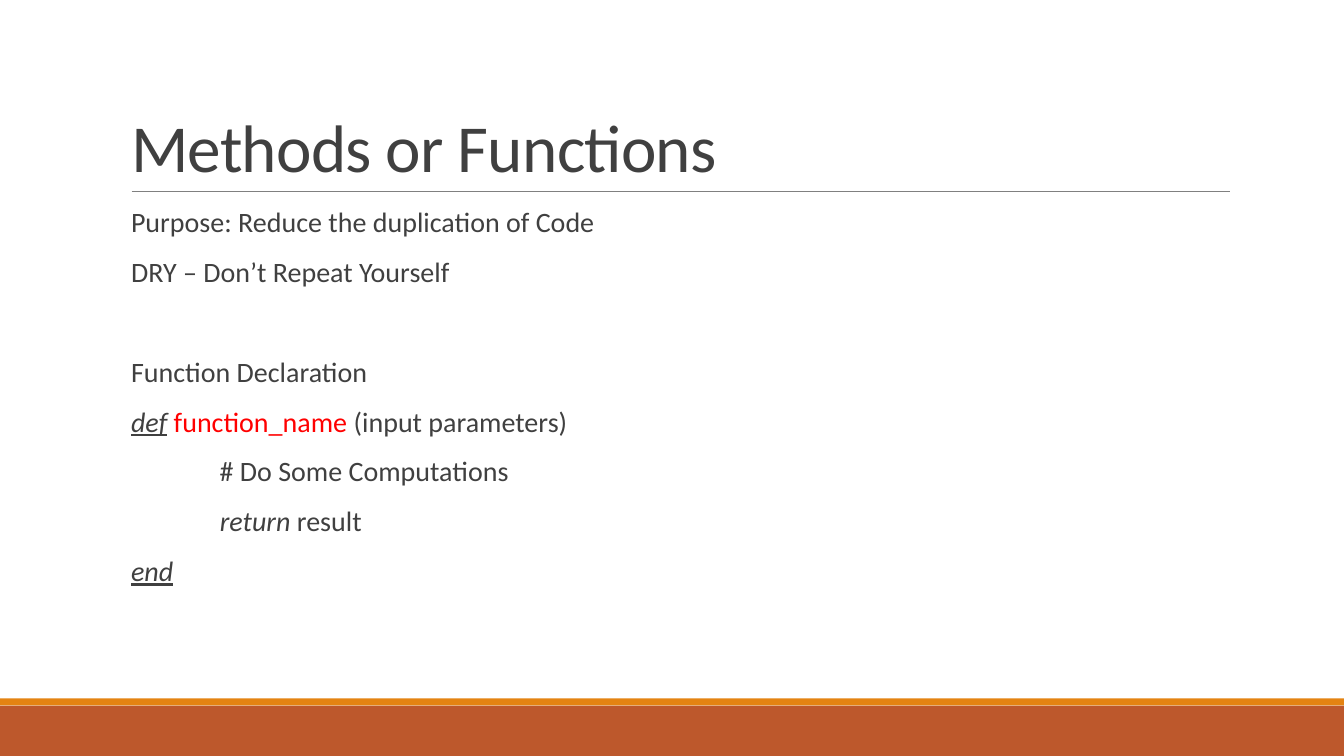
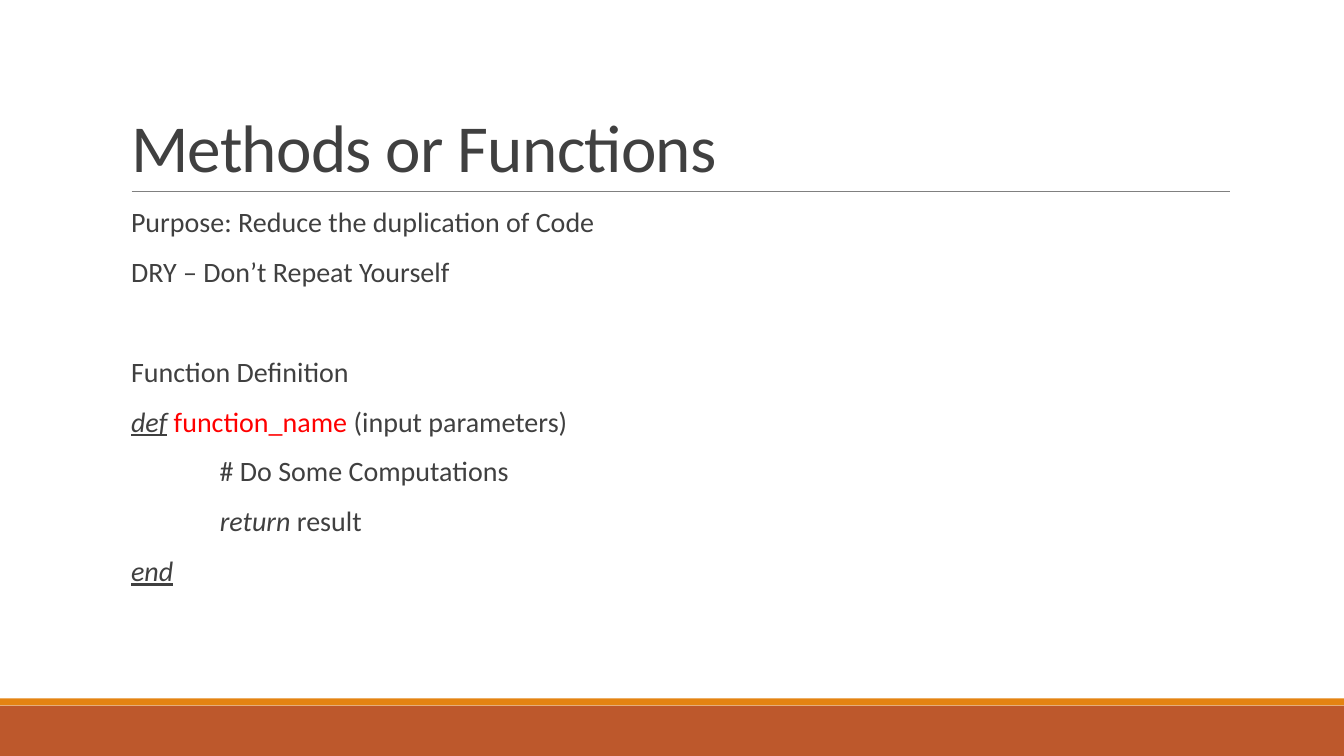
Before and after one commit to pawan9489/TeachingRuby, a slide deck: slide 10 of Session2-Array&Strings.pptx (slide 11 before the commit). Drawn at 1344x756 pixels with LibreOffice and Linux fonts; fonts in the diff are those of the drawing. Boxes give left, top, right and bottom in pixels: in the first picture for what was removed or moved away, otherwise in the second. Text is boxed around its words. In the diff, an @@ line names an element or a change of style, - is before the commit and + after.

Commit message:
Session2 Methods

```diff
--- a/Session2-Array&Strings.pptx
+++ b/Session2-Array&Strings.pptx
@@ text at (131,362,349,382): text changed @@
-  Function Declaration
+  Function Definition
```
Also in this commit, not shown: 3 other slides changed, 1 slide removed, 52 other files.
